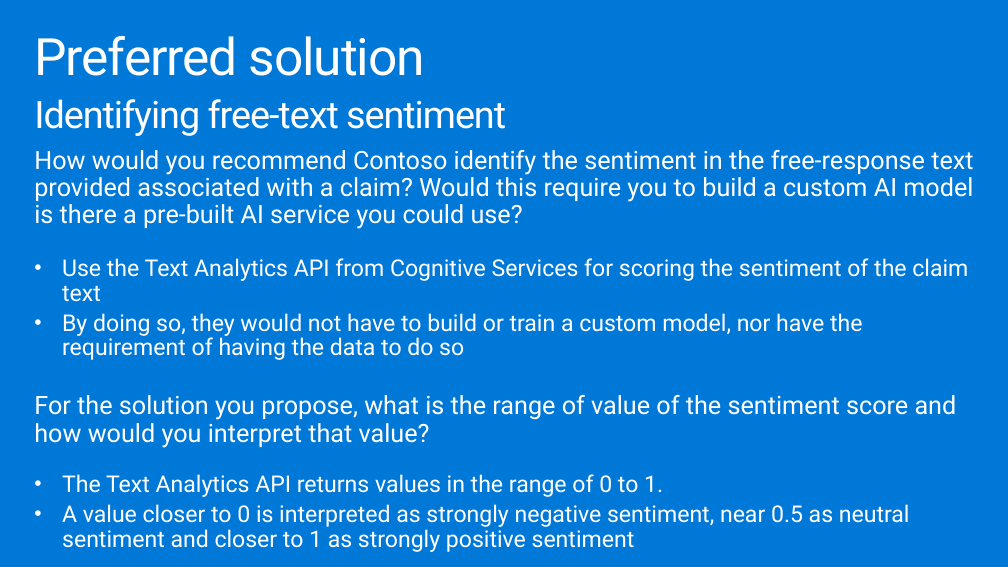
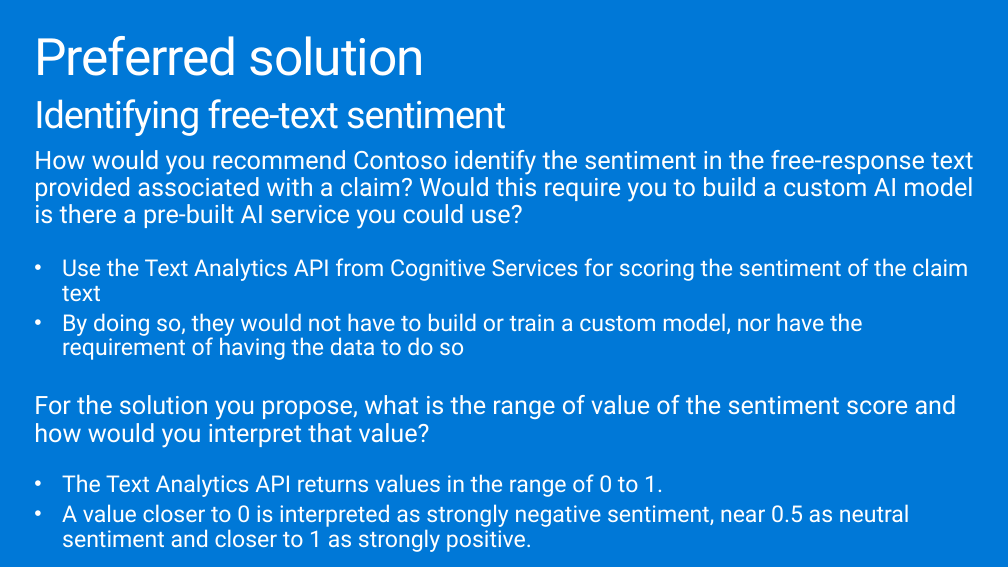
Before and after one commit to microsoft/MCW-Analyzing-text-with-Azure-Machine-Learning-and-Cognitive-Services, a slide deck: slide 24 of Whiteboard design session/WDS trainer presentation - Cognitive Services and deep learning.pptx. Drawn at 1008x567 pixels with LibreOffice and Linux fonts; fonts in the diff are those of the drawing. Boxes give left, top, right and bottom in pixels: in the first picture for what was removed or moved away, otherwise in the second. Text is boxed around its words. In the diff, an @@ line names an element or a change of style, - is before the commit and + after.

```diff
--- a/Whiteboard design session/WDS trainer presentation - Cognitive Services and deep learning.pptx
+++ b/Whiteboard design session/WDS trainer presentation - Cognitive Services and deep learning.pptx
@@ text at (x1=62, y1=504, x2=910, y2=552): text changed @@
-• A value closer to 0 is interpreted as strongly negative sentiment, near 0.5 as neutral sentiment and closer to 1 as strongly positive sentiment
+• A value closer to 0 is interpreted as strongly negative sentiment, near 0.5 as neutral sentiment and closer to 1 as strongly positive.
```
Also in this commit, not shown: 14 other slides changed, 2 other files.
